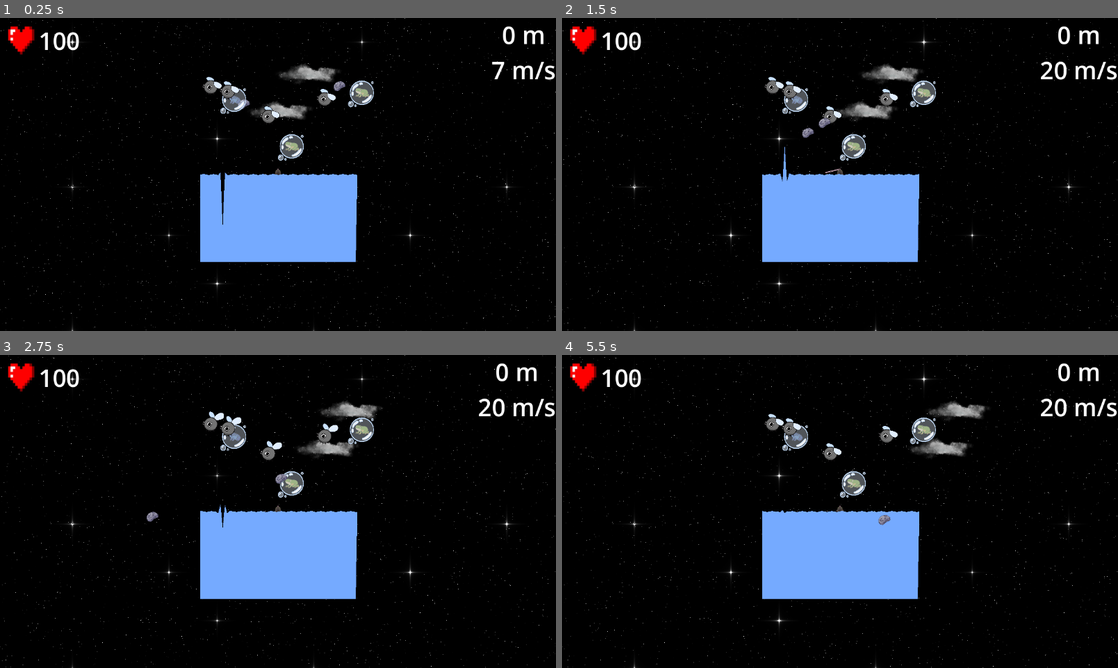
Above: before the commit, frames 1-4 (two rows, left to right).
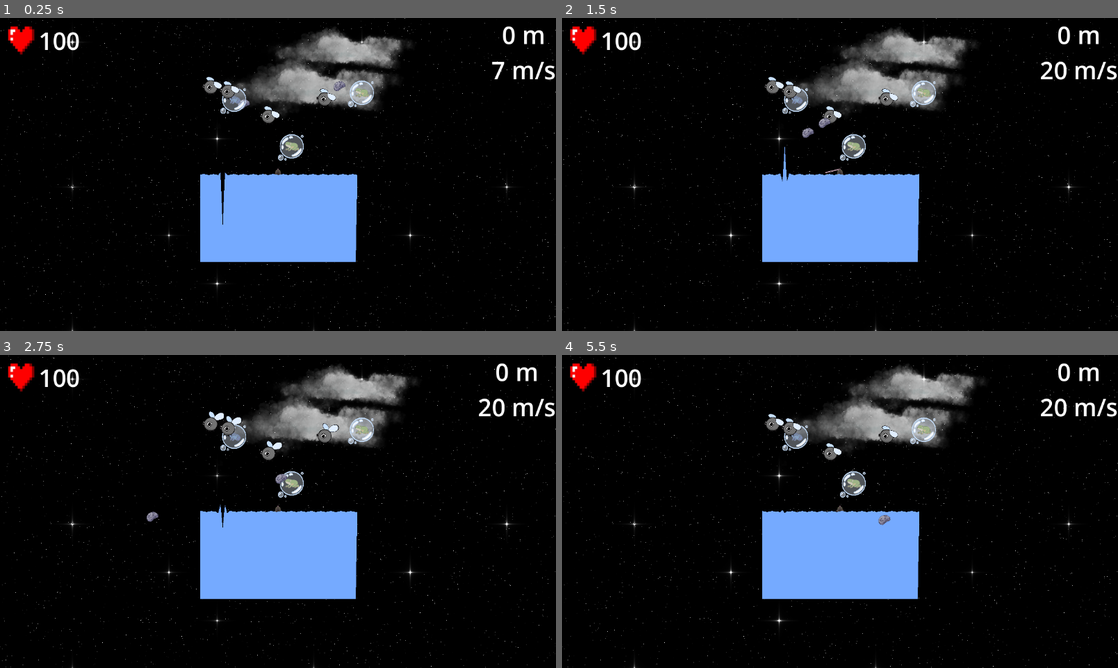
Above: after the commit, the same moments.

Repository: ygda-org/frog-jam
Game: Godot game, scene res://scenes/main.tscn
Same seed, same stepped clock (60 frames per second), same inputs: the game is played once before the commit and once after it.
Inputs (mouse positions are in pixels of both pictures, inside the frame that each line leads up to):
- Up to frame 1 (0.25 s): no input
- Up to frame 2 (1.5 s): move the mouse to (962, 158) at 0.52 s; click (962, 158) at 0.67 s; move the mouse to (728, 190) at 1.27 s; click (728, 190) at 1.42 s
- Up to frame 3 (2.75 s): move the mouse to (333, 442) at 2.02 s; click (333, 442) at 2.17 s
- Up to frame 4 (5.5 s): move the mouse to (812, 574) at 2.77 s; click (812, 574) at 2.92 s; move the mouse to (1006, 558) at 3.52 s; click (1006, 558) at 3.67 s; move the mouse to (673, 464) at 4.27 s; click (673, 464) at 4.42 s; move the mouse to (867, 511) at 5.02 s; click (867, 511) at 5.17 s

The runs differ from the first frame. In frame 1, 4.6% of the frame differs, in the area x 41-74%, y 3-33%; in frame 2, 4.8%; in frame 3, 4.9%; in frame 4, 5.1%, in the area x 41-77%, y 3-33%.

Commit message:
CLOUD MODS

Diff:
--- a/scripts/background_spawner.gd
+++ b/scripts/background_spawner.gd
@@ -7,7 +7,8 @@
 func spawn_clod(y_pos: int):
 	var chosen_cloud = cloud.instantiate()
 	var randx = DisplayServer.screen_get_size().x
-	chosen_cloud.position.x = randf()*randx-(randx/2)
+	chosen_cloud.position.x = randf()*randx#-(randx/2)
 	#print(chosen_cloud.position.x)
-	chosen_cloud.position.y = y_pos
+	chosen_cloud.position.y = y_pos - 300
+	chosen_cloud.scale = Vector2(1,1) * randf_range(1,3)
 	get_parent().add_child(chosen_cloud)
--- a/scripts/clod.gd
+++ b/scripts/clod.gd
@@ -1,6 +1,6 @@
 extends Node2D
 
-var SPEED = randi_range(100,300)
+var SPEED = randi_range(10,30)
 
 var sprites = [preload("res://assets/images/clod1.PNG"), preload("res://assets/images/clod2.PNG"), preload("res://assets/images/clod3.PNG")]
 
Not shown: 1 places in scenes/Background_Spawner.tscn that only renumber resources
